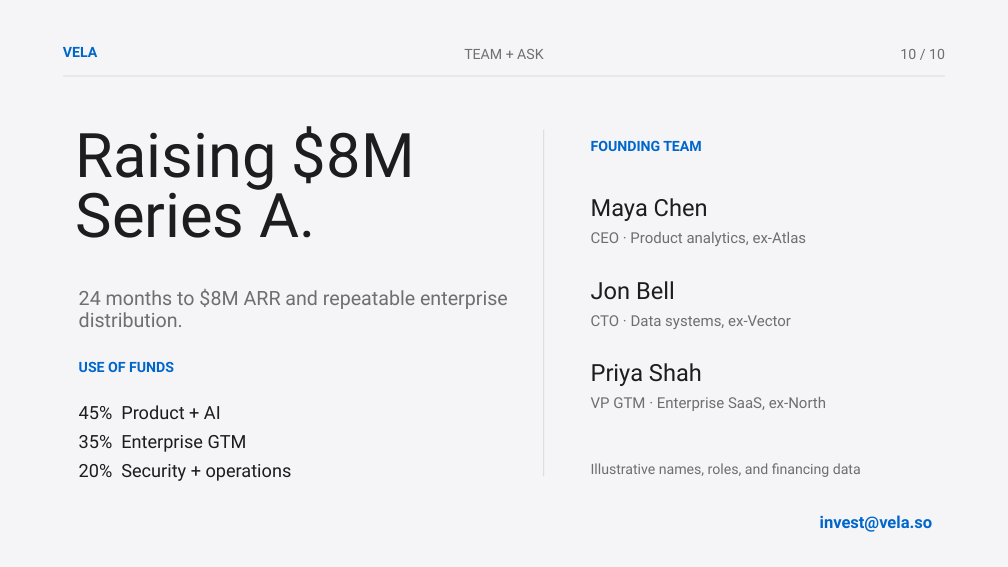
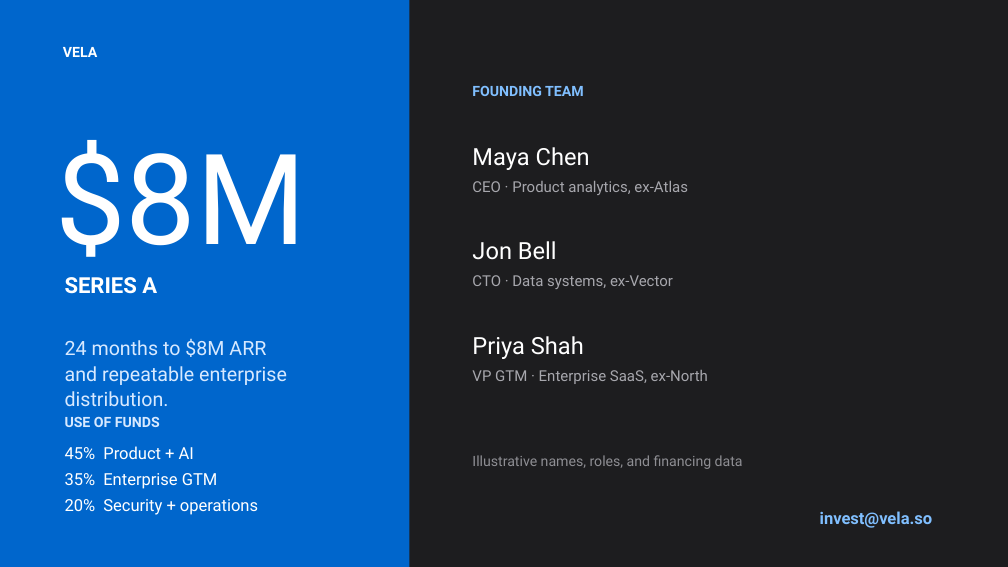
Before and after one commit to sjquant/quickthumb, a slide deck: slide 10 of examples/investor_deck.pptx. Drawn at 1008x567 pixels with LibreOffice and Linux fonts; fonts in the diff are those of the drawing. Boxes give left, top, right and bottom in pixels: in the first picture for what was removed or moved away, otherwise in the second. Text is boxed around its words. In the diff, an @@ line names an element or a change of style, - is before the commit and + after.

Commit message:
feat: sharpen investor deck storytelling

```diff
--- a/examples/investor_deck.pptx
+++ b/examples/investor_deck.pptx
@@ rectangle at box(0, 0, 1008, 567): fill #F5F5F7 to #1D1D1F @@
@@ rectangle added at box(0, 0, 410, 567), fill #0066CC @@
@@ text "VELA" at box(63, 47, 97, 57): text colour #0066CC to #FFFFFF @@
@@ text removed at box(464, 49, 543, 59) @@
-TEAM + ASK
@@ text removed at box(900, 49, 945, 59) @@
-10 / 10
@@ rectangle removed at box(63, 76, 945, 76) @@
@@ text "FOUNDING TEAM" at box(472, 85, 584, 96): text colour #0066CC to #80BFFF @@
@@ text "FOUNDING TEAM": place and size @@
-text "FOUNDING TEAM" at box(591, 140, 702, 151)
+text "FOUNDING TEAM" at box(472, 85, 584, 96)
@@ text added at box(55, 140, 307, 257), 120 pt, text #FFFFFF @@
+$8M
@@ text colour #1D1D1F to #FFFFFF in 3 elements at box(472, 336, 584, 359), box(472, 241, 557, 260), box(472, 147, 590, 170) @@
@@ text "Maya Chen": place and size @@
-text "Maya Chen" at box(591, 198, 708, 221)
+text "Maya Chen" at box(472, 147, 590, 170)
@@ rectangle removed at box(544, 130, 544, 476) @@
@@ text colour #6E6E73 to #A7A7AD in 3 elements at box(472, 370, 708, 384), box(472, 275, 673, 289), box(472, 181, 688, 195) @@
@@ text "CEO · Product analytics, ex-Atlas": place and size @@
-text "CEO · Product analytics, ex-Atlas" at box(591, 232, 807, 246)
+text "CEO · Product analytics, ex-Atlas" at box(472, 181, 688, 195)
@@ text "Jon Bell": place and size @@
-text "Jon Bell" at box(591, 281, 675, 300)
+text "Jon Bell" at box(472, 241, 557, 260)
@@ text at box(65, 277, 157, 294): text changed; size 58.5 to 21 pt; text colour #1D1D1F to #FFFFFF; bold on @@
-Raising $8M
-Series A.
+SERIES A
@@ text "CTO · Data systems, ex-Vector": place and size @@
-text "CTO · Data systems, ex-Vector" at box(591, 315, 791, 329)
+text "CTO · Data systems, ex-Vector" at box(472, 275, 673, 289)
@@ text "24 months to $8M ARR": place and size @@
-text "24 months to $8M ARR" at box(79, 289, 508, 327)
+text "24 months to $8M ARR" at box(65, 339, 287, 406)
@@ text at box(65, 339, 287, 385): text changed; text colour #6E6E73 to #D7E9FF @@
-24 months to $8M ARR and repeatable enterprise
+24 months to $8M ARR
+and repeatable enterprise
@@ text "Priya Shah": place and size @@
-text "Priya Shah" at box(591, 363, 702, 386)
+text "Priya Shah" at box(472, 336, 584, 359)
@@ text "VP GTM · Enterprise SaaS, ...": place and size @@
-text "VP GTM · Enterprise SaaS, ..." at box(591, 397, 826, 411)
+text "VP GTM · Enterprise SaaS, ..." at box(472, 370, 708, 384)
@@ text "USE OF FUNDS": place and size @@
-text "USE OF FUNDS" at box(79, 361, 174, 372)
+text "USE OF FUNDS" at box(65, 416, 160, 427)
@@ text "USE OF FUNDS" at box(65, 416, 160, 427): text colour #0066CC to #D7E9FF @@
@@ text at box(65, 391, 169, 406): text colour #6E6E73 to #D7E9FF in "distribution."; line spacing 21pt to 24pt @@
@@ text "45% Product + AI": place and size @@
-text "45% Product + AI" at box(79, 405, 292, 481)
+text "45% Product + AI" at box(65, 446, 258, 515)
@@ text "45% Product + AI" at box(65, 446, 258, 515): size 17.2 to 15.8 pt, text colour #1D1D1F to #FFFFFF; line spacing 27.8pt to 24.8pt @@
@@ text "Illustrative names, roles, and financing ...": place and size @@
-text "Illustrative names, roles, and financing ..." at box(591, 463, 861, 477)
+text "Illustrative names, roles, and financing ..." at box(472, 455, 743, 469)
@@ text "Illustrative names, roles, and financing ..." at box(472, 455, 743, 469): text colour #6E6E73 to #8E8E93 @@
@@ text "invest@vela.so" at box(820, 511, 933, 528): text colour #0066CC to #80BFFF @@
```
Also in this commit, not shown: 7 other slides changed, 3 other files.
